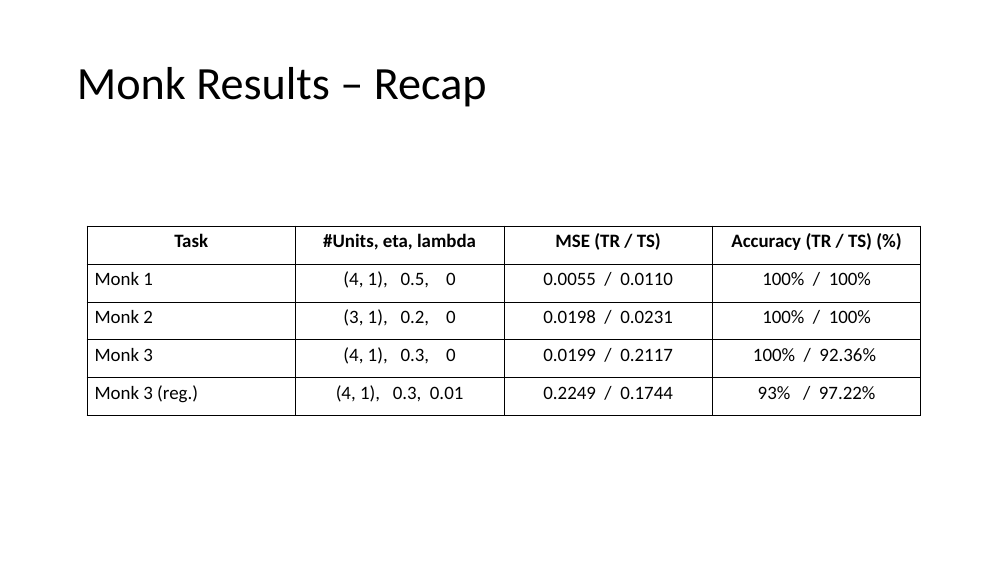
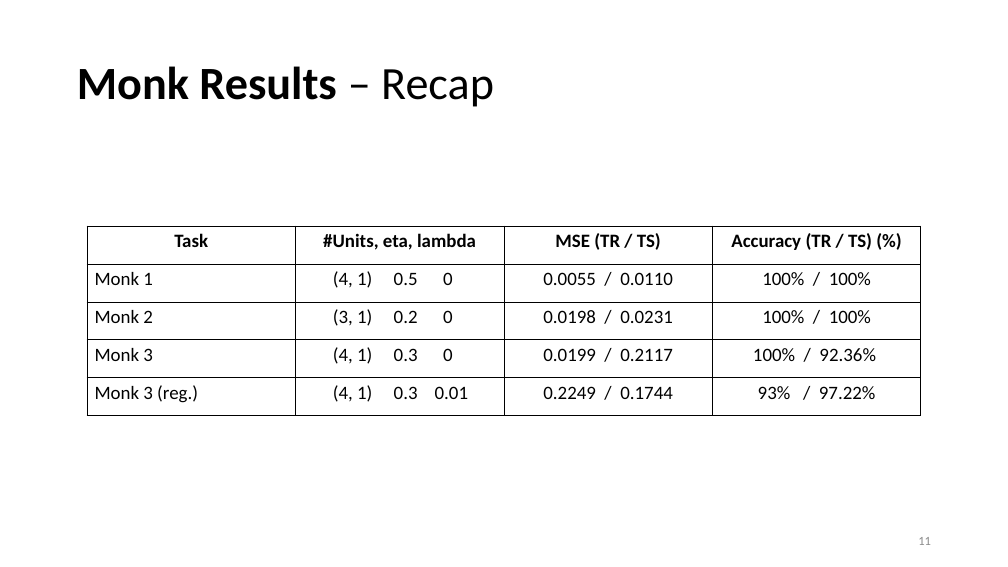
Before and after one commit to tommasoDR/NN-Implementation, a slide deck: slide 11 of Report.pptx. Drawn at 1008x567 pixels with LibreOffice and Linux fonts; fonts in the diff are those of the drawing. Boxes give left, top, right and bottom in pixels: in the first picture for what was removed or moved away, otherwise in the second. Text is boxed around its words. In the diff, an @@ line names an element or a change of style, - is before the commit and + after.

```diff
--- a/Report.pptx
+++ b/Report.pptx
@@ title "Monk Results – Recap" at (x1=77, y1=66, x2=494, y2=107): bold on in "Monk Results" @@
@@ table at (x1=87, y1=226, x2=922, y2=416) @@
-row 2, column 2: (4, 1), 0.5, 0
+row 2, column 2: (4, 1) 0.5 0
-row 3, column 2: (3, 1), 0.2, 0
+row 3, column 2: (3, 1) 0.2 0
-row 4, column 2: (4, 1), 0.3, 0
+row 4, column 2: (4, 1) 0.3 0
-row 5, column 2: (4, 1), 0.3, 0.01
+row 5, column 2: (4, 1) 0.3 0.01
@@ page number added at (x1=918, y1=537, x2=931, y2=545), 12 pt, text #8C8C8C @@
+11
```
Also in this commit, not shown: 10 other slides changed, 7 slides added, 1 slide removed, 10 other files.
